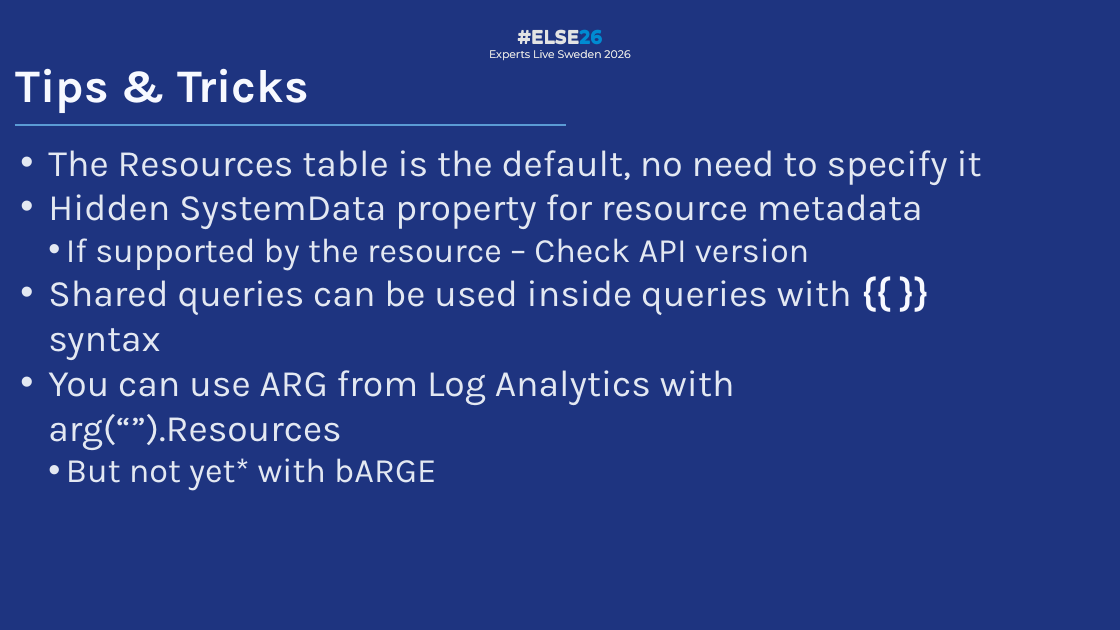
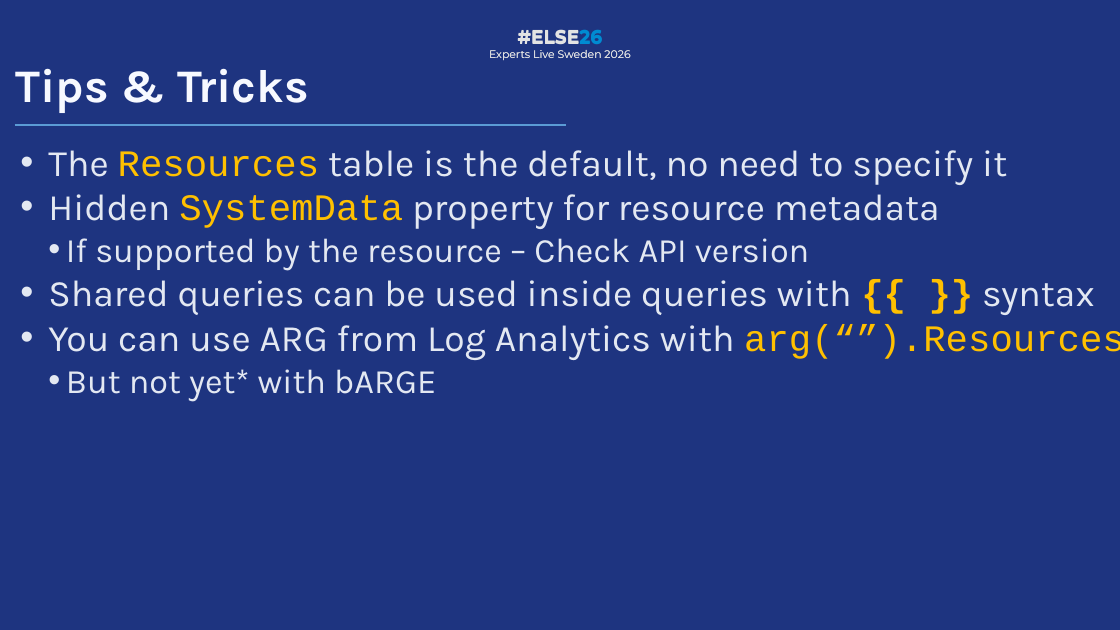
Before and after one commit to PalmEmanuel/ELSE26, a slide deck: slide 22 of ELSE26_TreasureHuntingInAzureWithKQL.pptx (slide 20 before the commit). Drawn at 1120x630 pixels with LibreOffice and Linux fonts; fonts in the diff are those of the drawing; background and template pictures are left out. Boxes give left, top, right and bottom in pixels: in the first picture for what was removed or moved away, otherwise in the second. Text is boxed around its words. In the diff, an @@ line names an element or a change of style, - is before the commit and + after.

```diff
--- a/ELSE26_TreasureHuntingInAzureWithKQL.pptx
+++ b/ELSE26_TreasureHuntingInAzureWithKQL.pptx
@@ text at [48, 150, 1120, 360]: font Karla to Courier New in "Resources", "SystemData", "{{ }}", "arg(“”).Resources"; text colour #E3E8F2 to #FFC000 in "Resources", "SystemData", "arg(“”).Resources"; text colour #F7F9FF to #FFC000 in "{{ }}" @@
```
Also in this commit, not shown: 9 other slides changed, 3 slides added, 1 slide removed, 1 other file.
